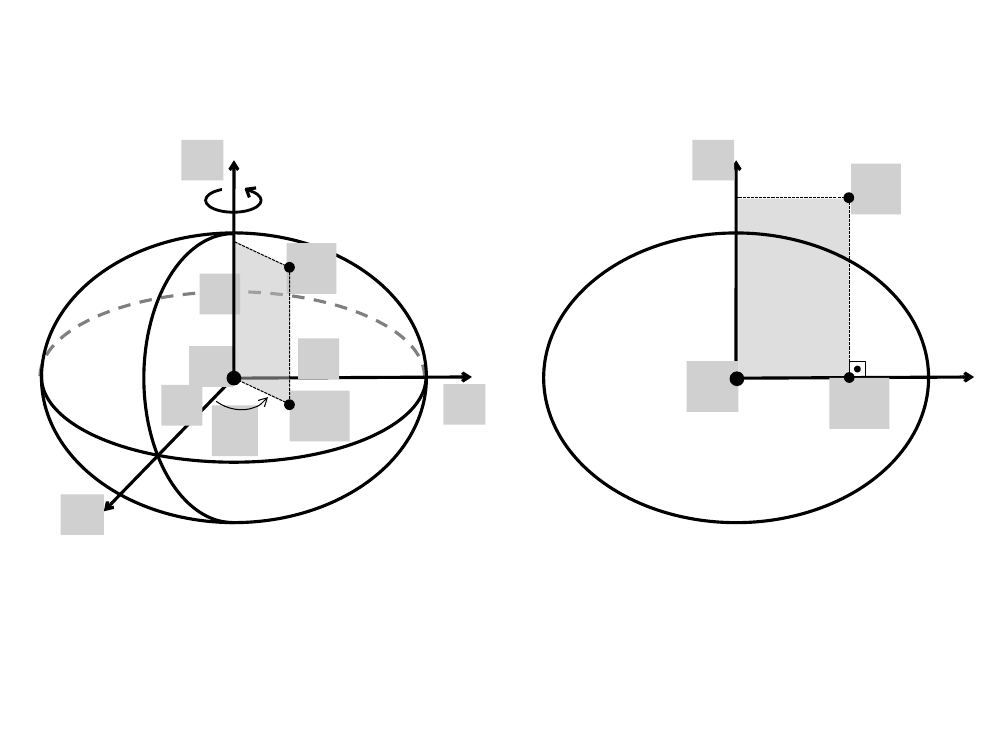
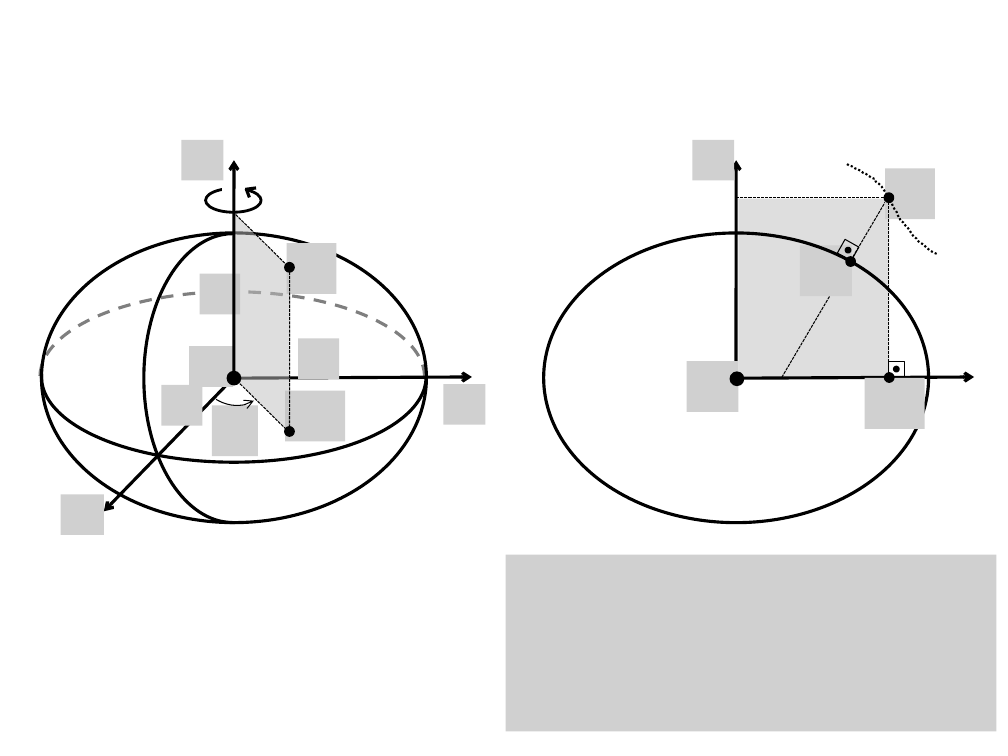
Before and after one commit to pinga-lab/CE-VII-SimBGf-2016, a slide deck: slide 26 of slides/3_sistemas_coordenadas.pptx (slide 23 before the commit). Drawn at 1008x756 pixels with LibreOffice and Linux fonts; fonts in the diff are those of the drawing; grey boxes stand for pictures. Boxes give left, top, right and bottom in pixels: in the first picture for what was removed or moved away, otherwise in the second. Text is boxed around its words. In the diff, an @@ line names an element or a change of style, - is before the commit and + after.

```diff
--- a/slides/3_sistemas_coordenadas.pptx
+++ b/slides/3_sistemas_coordenadas.pptx
@@ freeform shape added at bbox=[847, 163, 937, 254], outline #000000 1.5 pt dashed @@
@@ picture removed at bbox=[851, 163, 900, 214] @@
@@ picture added at bbox=[885, 168, 934, 219] @@
@@ line moved from (849, 198) - (737, 198) to (888, 198) - (737, 198) @@
@@ rectangle: place and size @@
-rectangle at bbox=[738, 199, 849, 377]
+rectangle at bbox=[738, 199, 889, 377]
@@ line added from (886, 201) to (782, 377), #000000 0.75 pt dashed @@
@@ 3 ellipses, 1 rectangle, 1 line: place and size @@
-3 ellipses, 1 rectangle, 1 line at bbox=[845, 194, 866, 382]
+3 ellipses, 1 rectangle, 1 line at bbox=[885, 194, 904, 382]
@@ freeform shape: place and size @@
-freeform shape at bbox=[234, 241, 290, 404]
+freeform shape at bbox=[233, 213, 290, 433]
@@ line moved from (235, 242) - (289, 267) to (236, 215) - (289, 267) @@
@@ rectangle added at bbox=[838, 239, 860, 261], outline #000000 0.75 pt @@
@@ picture added at bbox=[800, 245, 853, 295] @@
@@ ellipse added at bbox=[845, 247, 850, 253], fill #000000, outline #000000 2 pt @@
@@ ellipse added at bbox=[847, 258, 855, 266], fill #000000, outline #000000 2 pt @@
@@ line moved from (289, 403) - (289, 270) to (289, 427) - (289, 270) @@
@@ arc (boxed as its full ellipse) at bbox=[180, 316, 283, 421]: proportions changed; rotation 305 to 318 degrees @@
@@ line moved from (235, 378) - (289, 404) to (234, 378) - (287, 430) @@
@@ picture: place and size @@
-picture at bbox=[830, 378, 890, 428]
+picture at bbox=[865, 378, 925, 428]
@@ picture: place and size @@
-picture at bbox=[289, 391, 350, 442]
+picture at bbox=[285, 391, 346, 442]
@@ ellipse: place and size @@
-ellipse at bbox=[285, 401, 293, 409]
+ellipse at bbox=[285, 427, 293, 435]
@@ picture added at bbox=[505, 554, 996, 731] @@
```
Also in this commit, not shown: 7 other slides changed, 14 slides added, 4 slides removed.
